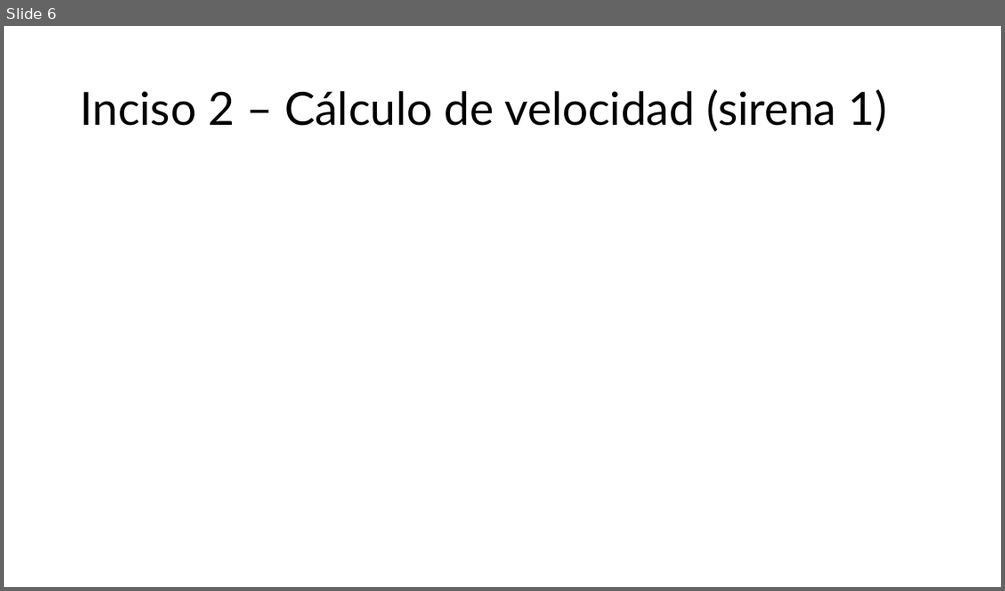
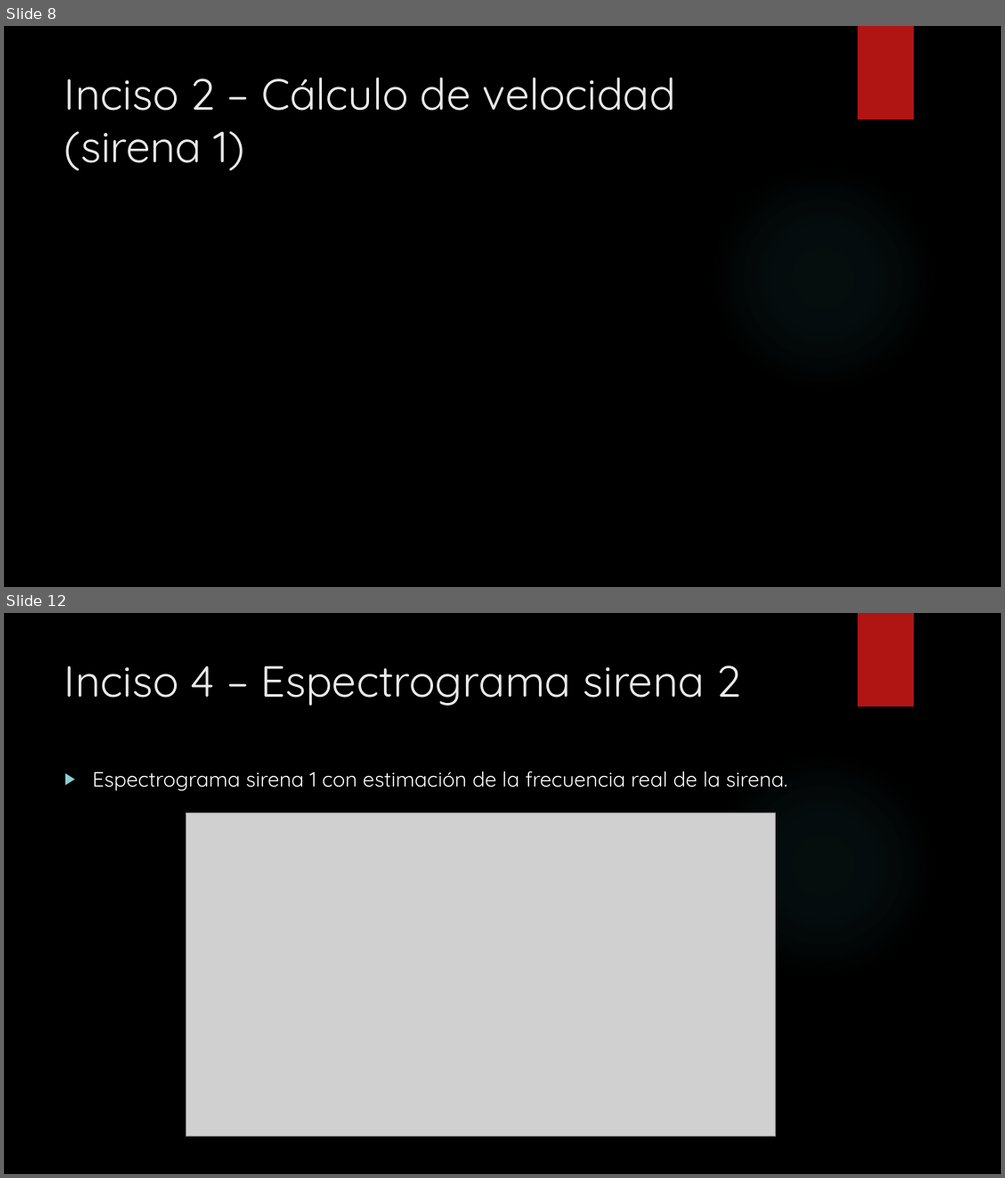
Before and after one commit to pabloDLQ/tp1-analisis-numerico, a slide deck: Presentación/Propuesta TP1 Análisis Numérico.pptx. Shown one above the other, each under a label of ours: slide 6 before the commit, slides 8 and 12 after it; the slides between them are not shown. The pictures are 1005x591 and 1005x1178 pixels, drawn with LibreOffice and Linux fonts; fonts in the diff are those of the drawing; grey boxes stand for pictures; background and template pictures are left out. Boxes give left, top, right and bottom in pixels: in the first picture for what was removed or moved away, otherwise in the second. Text is boxed around its words. In the diff, an @@ line names an element or a change of style, - is before the commit and + after.

Commit message:
Add FFT images, PDFs; remove analizar_item2.py
Replace original siren images with FFT versions, add deliverable and presentation PDFs, and update presentation assets. Changes include: modified Entregable.docx and added Entregable.pdf; removed Imagenes/Sirena1_Original.png and Imagenes/Sirena2_Original.png and added Sirena1_Originalfft.png and Sirena2_Originalfft.png; added Presentación/Guion.docx and Presentación/Guion.pdf; updated Presentación/Propuesta TP1 Análisis Numérico.pptx; and deleted src/analizar_item2.py (obsolete analysis script).

```diff
--- a/Presentación/Propuesta TP1 Análisis Numérico.pptx
+++ b/Presentación/Propuesta TP1 Análisis Numérico.pptx
@@ slide 12 added at <box>4,613,1001,1174</box>, background picture (left out); not listed: 2 template elements that a slide beside it also shows @@
@@ title added at <box>65,666,741,706</box>, 42 pt, text #EBEBEB @@
+Inciso 4 – Espectrograma sirena 2
@@ text added at <box>92,771,787,791</box>, 20 pt, text #FFFFFF @@
+▶ Espectrograma sirena 1 con estimación de la frecuencia real de la sirena.
@@ picture added at <box>186,813,775,1136</box> @@
@@ what was slide 6 is now slide 8 @@
@@ slide 8 changed as well @@
@@ background #FFFFFF to picture (left out) @@
@@ rectangle added at <box>858,26,914,119</box>, fill #B01513 @@
@@ title "Inciso 2 – Cálculo de ...": place and size @@
-title "Inciso 2 – Cálculo de ..." at <box>80,89,887,132</box>
+title "Inciso 2 – Cálculo de ..." at <box>65,77,676,171</box>
@@ title "Inciso 2 – Cálculo de ..." at <box>65,77,676,171</box>: size 44 to 42 pt, font Lato to Quicksand, text colour #000000 to #EBEBEB; line spacing 0.9 to 1; vertical alignment middle to top @@
@@ ellipse added at <box>708,163,938,394</box>, fill gradient #50B9C1 @@
```
Also in this commit, not shown: 6 other slides changed, 6 other slides added, 6 slides removed, 9 other files.
